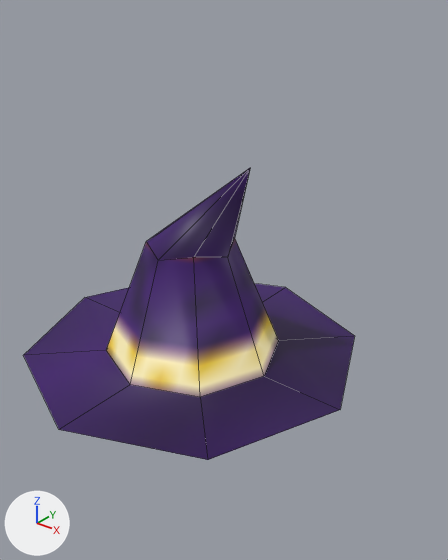
Two versions of the Blender file assets/models/hat.blend, one commit apart.
Both versions are drawn from a camera (50 mm lens) standing at (0.618, -0.688, 0.573) and looking at (-0.083, 0.188, 0.03). Arrows for +X, +Y and +Z are at lower left; the lights stay in place. Mesh edges are drawn as thin lines.

Objects in the first picture: 'hat'.
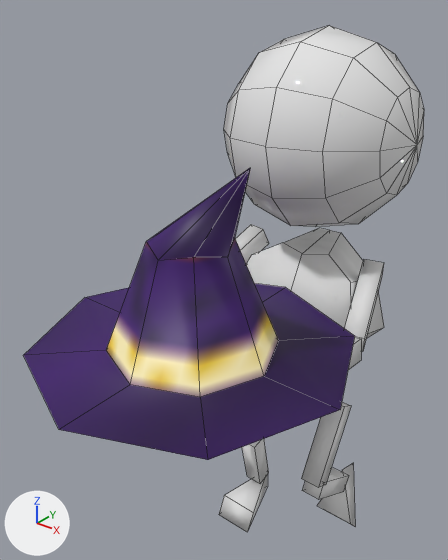
Boxes (x1, y1, x2, y2) around the edits, measured in the pictures (448 x 560 px):
'@grab_transform', added: after (219, 26, 424, 532)

The change, as a list of edits to the scene's bpy script:
```text
Add mat_player_0:
    mat_player_0 = principled_material('Player_0')
    mat_player_0.base_color = (0.8, 0.8, 0.8)  # white #e7e7e7
    mat_player_0.roughness = 0.0
Add me_playermodel_001:
    me_playermodel_001.from_pydata(...)  # 229 vertices, 217 faces; spans x -0.657..0.004, y -0.684..0.532, z -0.415..0.066
    me_playermodel_001.polygons.foreach_set('use_smooth', [True] * 217)
    me_playermodel_001.materials.append(mat_player_0)  # its picture is missing
Add ob_grab_transform:
    ob_grab_transform = bpy.data.objects.new('@grab_transform', me_playermodel_001)
    ob_grab_transform.location = (-0.173, -0.039, -0.039)
    ob_grab_transform.rotation_euler = (-1.571, -3.142, 1.571)  # degrees (-90, -180, 90)
```
